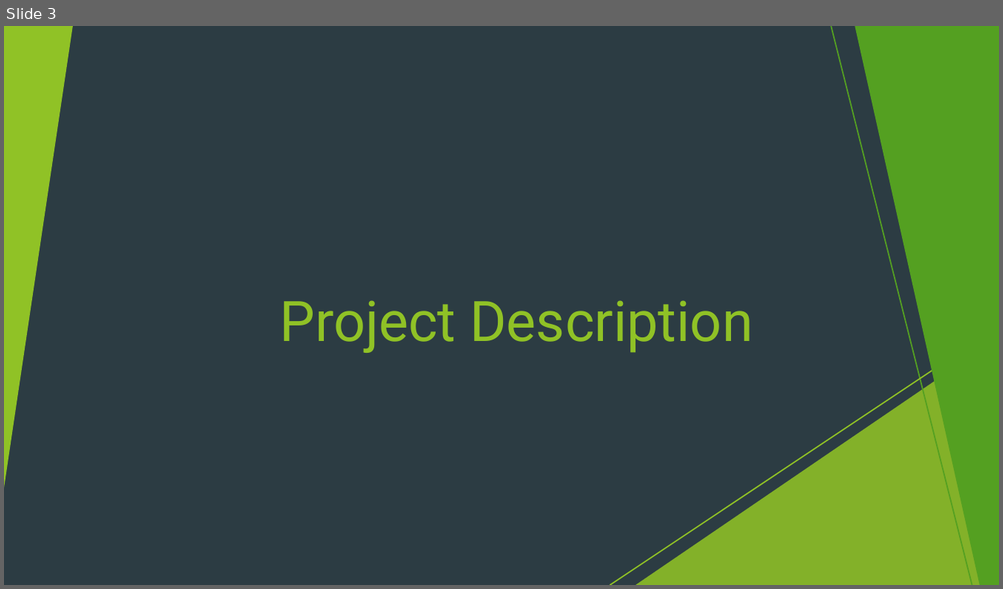
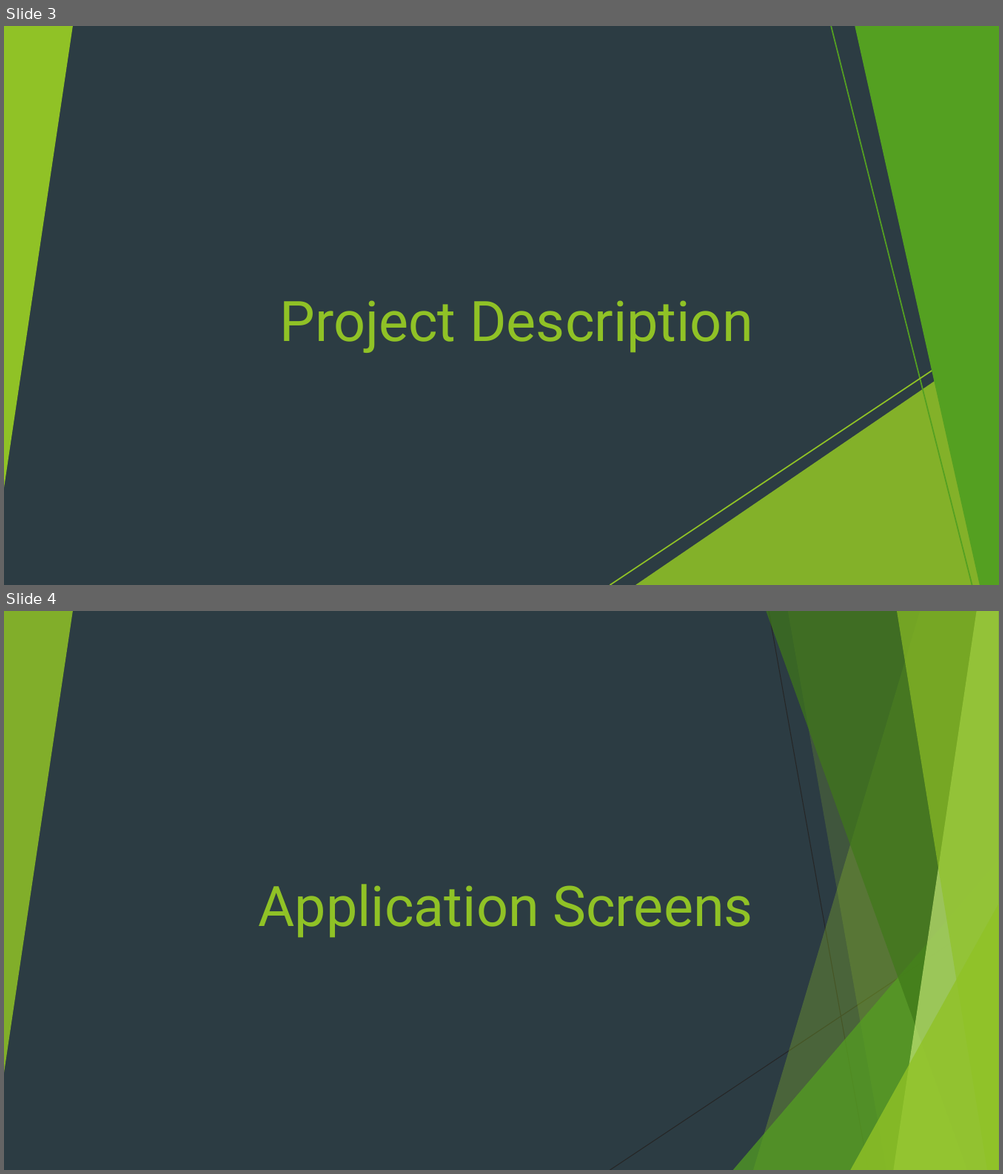
Before and after one commit to SevcanAlkan/AST-Course-Project, a slide deck: Documents/Movie Dubbing Studio Manager.pptx. Shown one above the other, each under a label of ours: slide 3 before the commit, slides 3 and 4 after it. The pictures are 1003x589 and 1003x1174 pixels, drawn with LibreOffice and Linux fonts; fonts in the diff are those of the drawing. Boxes give left, top, right and bottom in pixels: in the first picture for what was removed or moved away, otherwise in the second. Text is boxed around its words. In the diff, an @@ line names an element or a change of style, - is before the commit and + after.

```diff
--- a/Documents/Movie Dubbing Studio Manager.pptx
+++ b/Documents/Movie Dubbing Studio Manager.pptx
@@ slide 4 added at [4,611,999,1170], background #2C3C43; not listed: 7 template elements that a slide beside it also shows @@
@@ triangle added at [4,611,73,1073], fill #90C226 at 85% opacity @@
@@ line added from (768, 611) to (868, 1170), #262626 0.75 pt @@
@@ title added at [259,884,753,938], 54 pt, text #90C226 @@
+Application Screens
@@ line added from (999, 911) to (610, 1170), #262626 0.75 pt @@
```
Also in this commit, not shown: 4 other slides added, 4 slides removed, 23 other files.
